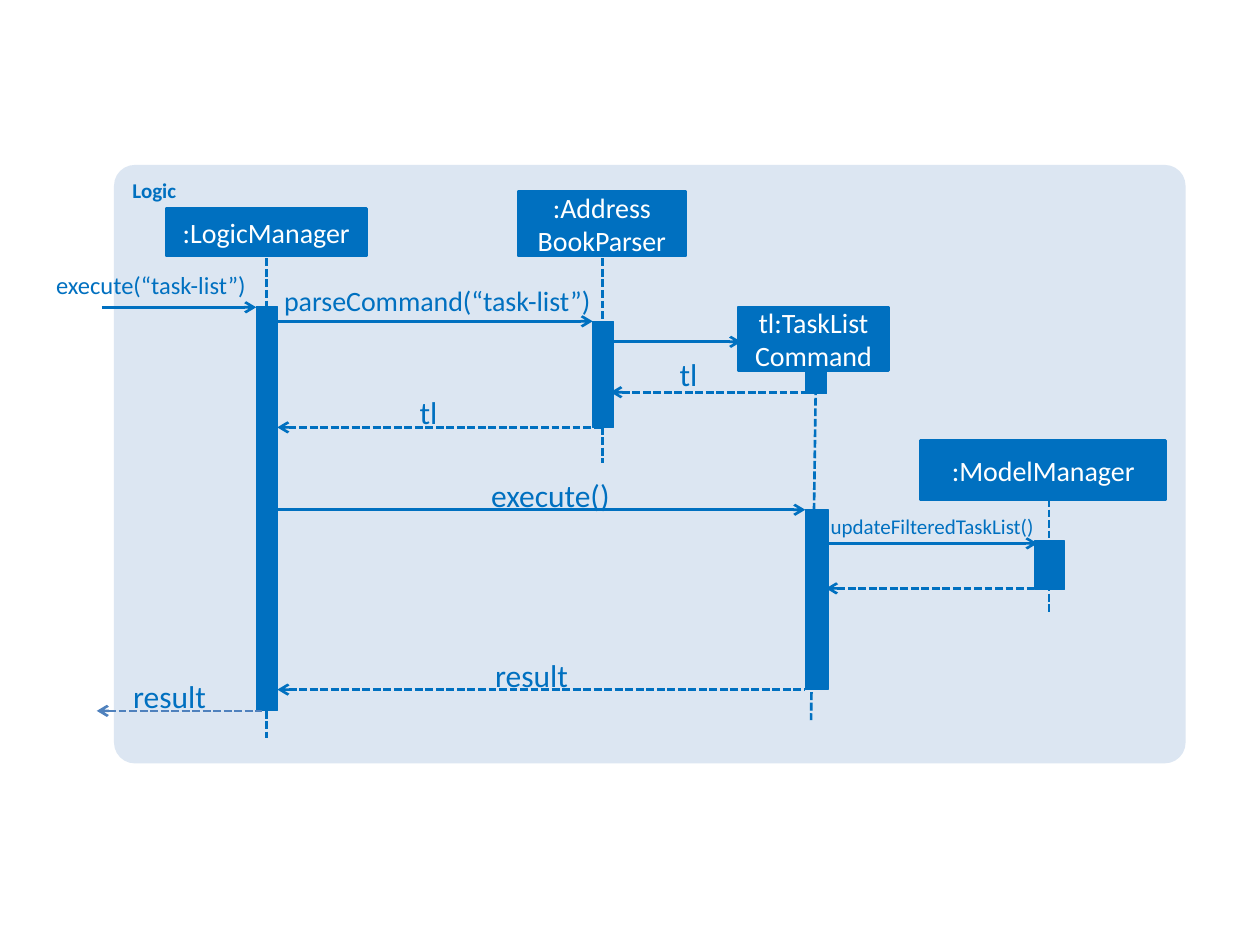
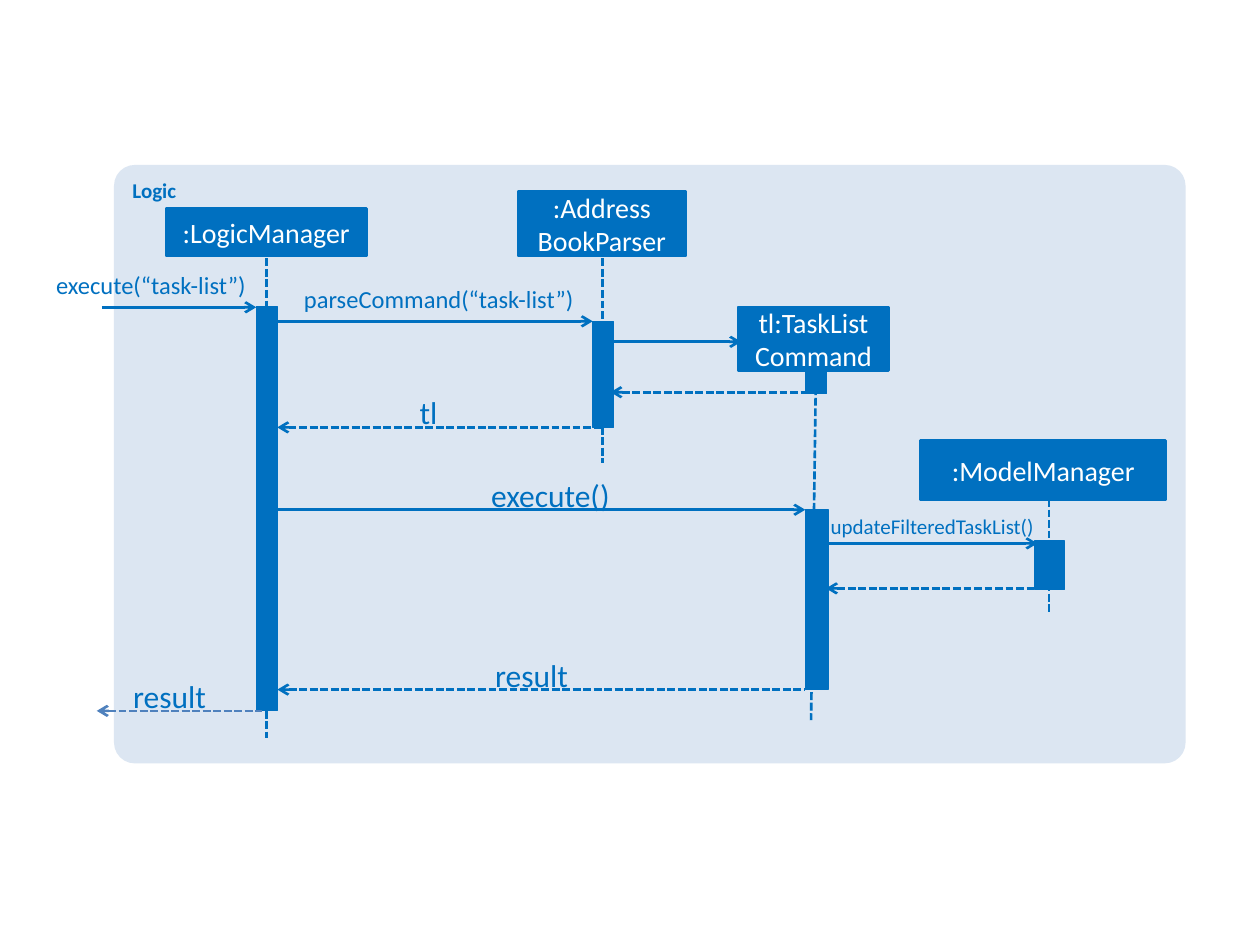
Before and after one commit to x3tsunayh/main, a slide deck: slide 1 of docs/diagrams/TaskListSequenceDiagram.pptx. Drawn at 1260x945 pixels with LibreOffice and Linux fonts; fonts in the diff are those of the drawing. Boxes give left, top, right and bottom in pixels: in the first picture for what was removed or moved away, otherwise in the second. Text is boxed around its words. In the diff, an @@ line names an element or a change of style, - is before the commit and + after.

```diff
--- a/docs/diagrams/TaskListSequenceDiagram.pptx
+++ b/docs/diagrams/TaskListSequenceDiagram.pptx
@@ text "parseCommand(“task-list”)": place and size @@
-text "parseCommand(“task-list”)" at box(284, 290, 590, 318)
+text "parseCommand(“task-list”)" at box(304, 290, 573, 312)
@@ text "parseCommand(“task-list”)" at box(304, 290, 573, 312): size 16 to 14 pt @@
@@ text removed at box(680, 364, 698, 393) @@
-tl
```
Also in this commit, not shown: 15 other files.
